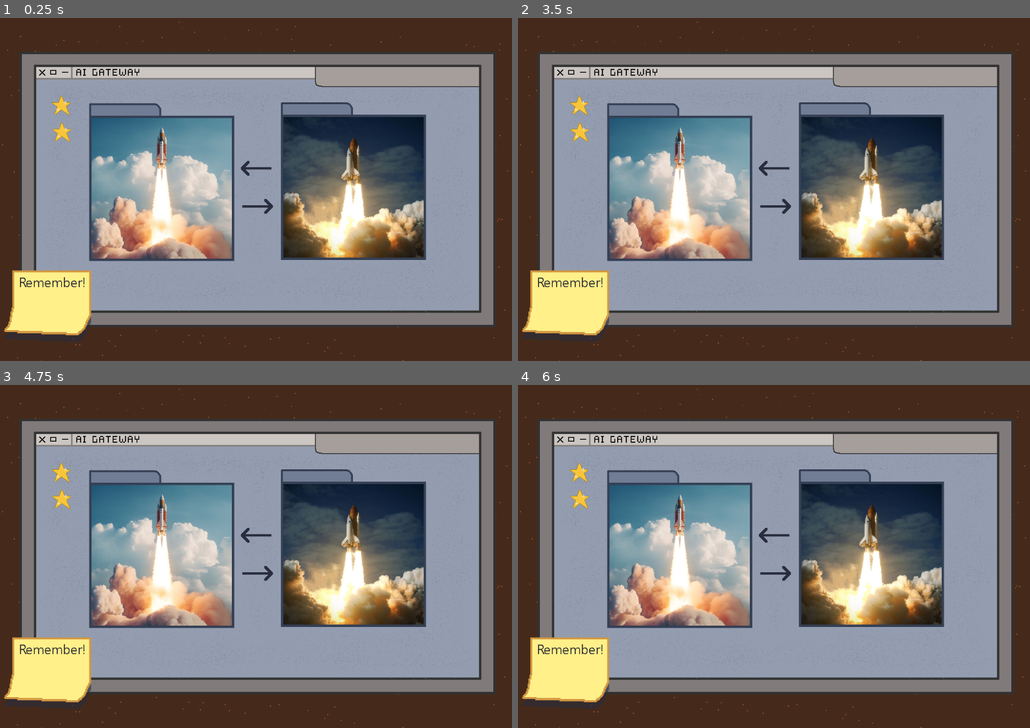
Above: before the commit, frames 1-4 (two rows, left to right).
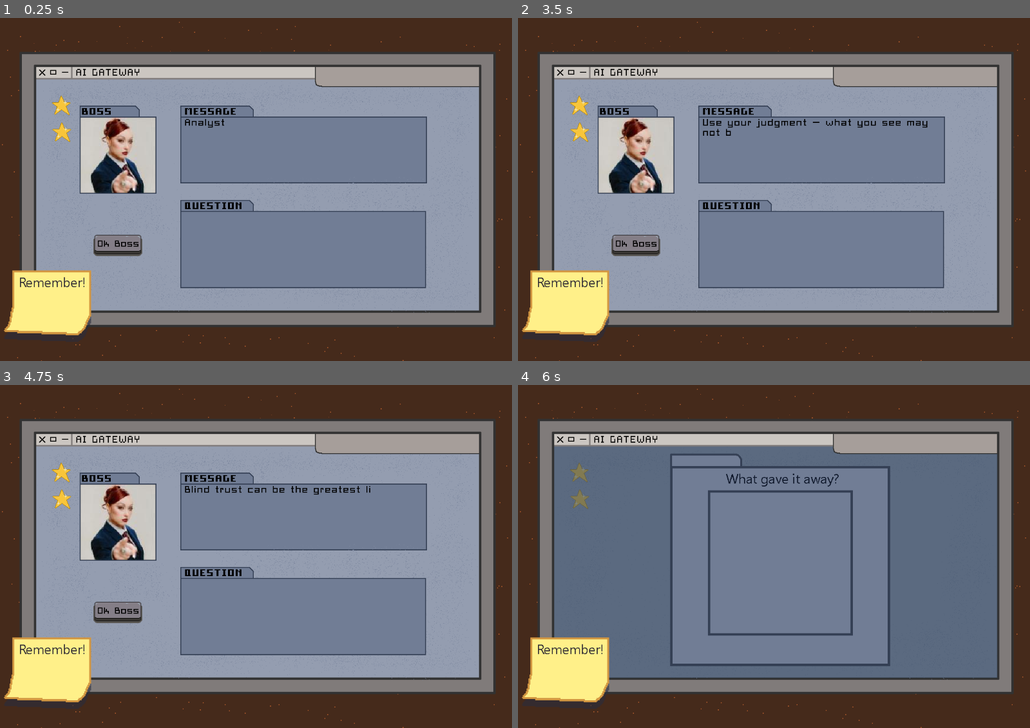
Above: after the commit, the same moments.

Repository: campiao/ai-ethics-sgame
Game: Godot game, scene res://scenes/level_two.tscn
The game is run twice, just before and just after one commit, with the same random seed, the same clock (stepped at 60 frames per second) and the same inputs. This scene is started directly instead of the project's main scene. The engine's default icon, where the game draws it, is replaced by a stand-in: a white triangle on a blue panel in a dark square.
Inputs (mouse positions are in pixels of both pictures, inside the frame that each line leads up to):
- Up to frame 1 (0.25 s): no input
- Up to frame 2 (3.5 s): click (635, 244) at 0.5 s; click (635, 244) at 1.25 s; click (635, 244) at 2 s; move the mouse to (886, 172) at 2.77 s; click (886, 172) at 2.85 s
- Up to frame 3 (4.75 s): tap Enter at 3.5 s; move the mouse to (153, 573) at 3.52 s; click (153, 573) at 3.6 s; move the mouse to (307, 481) at 4.27 s; click (307, 481) at 4.35 s
- Up to frame 4 (6 s): tap Space at 5 s; move the mouse to (748, 625) at 5.02 s; click (748, 625) at 5.1 s; tap Enter at 5.75 s; move the mouse to (932, 607) at 5.77 s; click (932, 607) at 5.85 s

The runs differ from the first frame. In frame 1, 32% of the frame differs, in the area x 15-84%, y 24-79%; in frame 2, 32%; in frame 3, 32%; in frame 4, 54%, in the area x 7-94%, y 17-86%.
Error after the commit: Invalid access of index '5' on a base object of type: 'Array'. (res://scripts/initial_boss.gd:12)

Commit message:
feat: add bigger control flow to level 2, still missing some parts

Diff:
--- a/ai-ethics-serious-game/scenes/level_two.tscn
+++ b/ai-ethics-serious-game/scenes/level_two.tscn
@@ -10,10 +10,15 @@
 [ext_resource type="Script" uid="uid://bgbamvahpjodu" path="res://scripts/initial_boss.gd" id="7_c43tx"]
 [ext_resource type="Texture2D" uid="uid://bfpykuc11r6a5" path="res://assets/sprites/chappell_boss_img.jpg" id="8_ibewu"]
 [ext_resource type="Texture2D" uid="uid://cjkukhtjhw33v" path="res://assets/sprites/backgrounds/background.png" id="9_8imr8"]
-[ext_resource type="PackedScene" uid="uid://d32ep74xjk1p1" path="res://scenes/canvas_layer.tscn" id="10_ubnpl"]
 [ext_resource type="Texture2D" uid="uid://dva3te5b1o7q3" path="res://assets/photos/1_ai.jpg" id="11_05hhi"]
-[ext_resource type="Texture2D" uid="uid://c6fai7ks30kvn" path="res://assets/sprites/icon.svg" id="11_sw5gm"]
+[ext_resource type="Texture2D" uid="uid://cfu38puh8f65o" path="res://assets/photos/2_real.jpg" id="13_3d04n"]
 [ext_resource type="Texture2D" uid="uid://ca1pp2dfs8ral" path="res://assets/photos/1_real.jpg" id="13_brhlk"]
+[ext_resource type="Texture2D" uid="uid://ddbaccobtma40" path="res://assets/photos/2_ai.jpg" id="14_brhlk"]
+[ext_resource type="Texture2D" uid="uid://da2clvie1wlh8" path="res://assets/photos/3_real.png" id="15_hijyc"]
+[ext_resource type="Texture2D" uid="uid://bcohu52ls6ahk" path="res://assets/photos/3_ai.jpg" id="16_dbtcm"]
+[ext_resource type="Texture2D" uid="uid://b8qsiogj0hwmj" path="res://assets/photos/4_real.jpg" id="17_qgrtt"]
+[ext_resource type="Texture2D" uid="uid://d27a0r1uvgi0h" path="res://assets/photos/4_ai.jpg" id="18_14r41"]
+[ext_resource type="Texture2D" uid="uid://dvssvkssde3uu" path="res://assets/sprites/backgrounds/background_whatgaveitaway.png" id="19_hijyc"]
 
 [sub_resource type="SpriteFrames" id="SpriteFrames_3d04n"]
 
@@ -166,58 +171,138 @@
 offset_bottom = 40.0
 texture = ExtResource("9_8imr8")
 
-[node name="ImageLeft" type="Sprite2D" parent="UI_Images"]
-position = Vector2(339, 357.5)
-scale = Vector2(2.29688, 2.30469)
-
-[node name="Control" type="Control" parent="UI_Images/ImageLeft"]
-layout_mode = 3
-anchors_preset = 0
-offset_left = -64.0
-offset_top = -64.0
-offset_right = 64.0
-offset_bottom = 64.0
-
-[node name="TextureRect" type="TextureRect" parent="UI_Images/ImageLeft/Control"]
+[node name="ImageRight" type="Control" parent="UI_Images"]
 layout_mode = 1
-anchors_preset = -1
-anchor_right = 1.0
-anchor_bottom = 1.0
-grow_horizontal = 2
-grow_vertical = 2
-texture = ExtResource("11_05hhi")
-expand_mode = 2
-
-[node name="ImageRight" type="Sprite2D" parent="UI_Images"]
-position = Vector2(741, 355.5)
-scale = Vector2(2.29688, 2.30469)
-texture = ExtResource("11_sw5gm")
-
-[node name="Control" type="Control" parent="UI_Images/ImageRight"]
-layout_mode = 3
 anchors_preset = 8
 anchor_left = 0.5
 anchor_top = 0.5
 anchor_right = 0.5
 anchor_bottom = 0.5
-offset_left = -128.0
-offset_top = -128.0
-grow_horizontal = 2
-grow_vertical = 2
-
-[node name="TextureRect" type="TextureRect" parent="UI_Images/ImageRight/Control"]
+offset_left = 594.0
+offset_top = 208.0
+offset_right = 890.0
+offset_bottom = 505.0
+grow_horizontal = 2
+grow_vertical = 2
+
+[node name="TextureRect" type="TextureRect" parent="UI_Images/ImageRight"]
 layout_mode = 1
 anchors_preset = -1
 anchor_right = 1.0
 anchor_bottom = 1.0
+offset_right = -1.0
+offset_bottom = -2.0
 grow_horizontal = 2
 grow_vertical = 2
 texture = ExtResource("13_brhlk")
 expand_mode = 2
 
-[node name="CanvasLayer" parent="." instance=ExtResource("10_ubnpl")]
-visible = false
+[node name="ImageLeft" type="Control" parent="UI_Images"]
+layout_mode = 3
+anchors_preset = 0
+offset_left = 192.0
+offset_top = 210.0
+offset_right = 487.0
+offset_bottom = 506.0
+
+[node name="TextureRect" type="TextureRect" parent="UI_Images/ImageLeft"]
+layout_mode = 1
+anchors_preset = -1
+anchor_right = 1.0
+anchor_bottom = 1.0
+offset_bottom = -1.0
+grow_horizontal = 2
+grow_vertical = 2
+texture = ExtResource("11_05hhi")
+expand_mode = 2
+
+[node name="TitleImageLeftLabel" type="Label" parent="UI_Images"]
+layout_mode = 0
+offset_left = 193.0
+offset_top = 186.0
+offset_right = 342.0
+offset_bottom = 209.0
+theme_override_colors/font_color = Color(0, 0, 0, 1)
+theme_override_fonts/font = ExtResource("3_4br1q")
+theme_override_font_sizes/font_size = 20
+text = "EXHIBIT A"
+
+[node name="TitleImageRightLabel" type="Label" parent="UI_Images"]
+layout_mode = 0
+offset_left = 594.0
+offset_top = 186.0
+offset_right = 743.0
+offset_bottom = 209.0
+theme_override_colors/font_color = Color(0, 0, 0, 1)
+theme_override_fonts/font = ExtResource("3_4br1q")
+theme_override_font_sizes/font_size = 20
+text = "EXHIBIT B"
+
+[node name="ProgressLabel" type="Label" parent="UI_Images"]
+offset_left = 675.0
+offset_top = 108.0
+offset_right = 1001.0
+offset_bottom = 134.0
+theme_override_colors/font_color = Color(0, 0, 0, 1)
+theme_override_fonts/font = ExtResource("3_4br1q")
+theme_override_font_sizes/font_size = 20
+text = "Progress: 0/5"
+vertical_alignment = 1
+
+[node name="ImagePairs" type="Node2D" parent="."]
+
+[node name="Pair1" type="Node2D" parent="ImagePairs"]
+visible = false
+
+[node name="Real" type="Sprite2D" parent="ImagePairs/Pair1"]
+texture = ExtResource("13_brhlk")
+
+[node name="AI" type="Sprite2D" parent="ImagePairs/Pair1"]
+texture = ExtResource("11_05hhi")
+
+[node name="Pair2" type="Node2D" parent="ImagePairs"]
+visible = false
+
+[node name="Real" type="Sprite2D" parent="ImagePairs/Pair2"]
+texture = ExtResource("13_3d04n")
+
+[node name="AI" type="Sprite2D" parent="ImagePairs/Pair2"]
+texture = ExtResource("14_brhlk")
+
+[node name="Pair3" type="Node2D" parent="ImagePairs"]
+visible = false
+
+[node name="Real" type="Sprite2D" parent="ImagePairs/Pair3"]
+texture = ExtResource("15_hijyc")
+
+[node name="AI" type="Sprite2D" parent="ImagePairs/Pair3"]
+texture = ExtResource("16_dbtcm")
+
+[node name="Pair4" type="Node2D" parent="ImagePairs"]
+visible = false
+
+[node name="Real" type="Sprite2D" parent="ImagePairs/Pair4"]
+texture = ExtResource("17_qgrtt")
+
+[node name="AI" type="Sprite2D" parent="ImagePairs/Pair4"]
+texture = ExtResource("18_14r41")
+
+[node name="ExamineScreen" type="Control" parent="."]
+layout_mode = 3
+anchors_preset = 15
+anchor_right = 1.0
+anchor_bottom = 1.0
+grow_horizontal = 2
+grow_vertical = 2
+
+[node name="BackgroundImage" type="TextureRect" parent="ExamineScreen"]
+layout_mode = 0
+offset_right = 40.0
+offset_bottom = 40.0
+texture = ExtResource("19_hijyc")
 
 [connection signal="pressed" from="UI_Dialog/OkBossButton" to="." method="_on_ok_boss_button_pressed"]
+[connection signal="gui_input" from="UI_Images/ImageRight/TextureRect" to="." method="_on_image_gui_input" binds= [false]]
+[connection signal="gui_input" from="UI_Images/ImageLeft/TextureRect" to="." method="_on_image_gui_input" binds= [true]]
 
 [editable path="BossEntity"]
--- a/ai-ethics-serious-game/scripts/level_two/level_2_manager.gd
+++ b/ai-ethics-serious-game/scripts/level_two/level_2_manager.gd
@@ -2,6 +2,7 @@
 
 @onready var answer_label: Label = $UI_Dialog/AnswerLabel
 @onready var question_label: Label = $UI_Dialog/QuestionLabel
+@onready var progress_label: Label = $UI_Images/ProgressLabel
 
 # Background
 @onready var background_image: TextureRect = $UI_Dialog/BackgroundImage
@@ -18,13 +19,24 @@
 # Buttons
 @onready var ok_boss_button: TextureButton = $UI_Dialog/OkBossButton
 
-
 @onready var main_level = $UI_Images
 
+# Selectable images
+@onready var image_right: Control = $UI_Images/ImageRight
+@onready var image_left: Control = $UI_Images/ImageLeft
+
+@onready var image_pairs: Node2D = $ImagePairs
+
+# Examine Screen
+@onready var examine_screen: Control = $ExamineScreen
+
+@onready var pairs : Array[Node] = image_pairs.get_children()
 # Flow control
 var is_entity_visible := false
 # Text animation speed
 var text_update_speed := 2.0
+
+var possible_image_pairs := range(0,4)
 
 var level_2_transition_dialogue = [
 	"You’ll now access files and images generated by AI.",
@@ -38,6 +50,10 @@
 	boss_entity.text = level_2_transition_dialogue
 	answer_label.visible_ratio = 0.0
 	question_label.visible_ratio = 0.0
+	main_level.visible = false
+	progress_label.visible = false
+	examine_screen.visible = false
+
 	show_tutorial()
 
 func _process(_delta: float) -> void:
@@ -50,6 +66,23 @@
 		elif answer_label.visible_ratio < 1.0:
 			answer_label.visible_ratio += \
 			1.0/answer_label.text.length()/text_update_speed
+
+func set_up_images() -> void:
+	if possible_image_pairs.is_empty():
+		print("no more pairs...")
+		return
+
+	var image_pair = possible_image_pairs.pick_random()
+	var first_pair = pairs[image_pair]
+
+
+	possible_image_pairs.remove_at(possible_image_pairs.find(image_pair))
+
+
+	var rect_left :TextureRect = image_left.get_child(0)
+	var rect_right :TextureRect = image_right.get_child(0)
+	rect_left.texture = first_pair.get_child(0).texture
+	rect_right.texture = first_pair.get_child(1).texture
 
 
 func _on_ok_boss_button_pressed() -> void:
@@ -64,7 +97,9 @@
 
 
 func advance_level() -> void:
-	main_level.visible = true;
+	main_level.visible = true
+	progress_label.visible = true
+	set_up_images()
 
 func show_tutorial() -> void:
 	setup_entity(boss_entity)
@@ -79,3 +114,20 @@
 	title_entity_label.text = entity_data.entity_name
 	# Mark entity visible to prevent changing displayed data
 	is_entity_visible = true
+
+var is_image_clicked := false
+
+func _on_image_gui_input(event: InputEvent, is_left_image: bool) -> void:
+	if is_image_clicked:
+		is_image_clicked = false
+		return
+	if event.is_action("left_mouse_btn_clicked"):
+		print("clicked on the image!")
+		is_image_clicked = true
+		if is_left_image:
+			advance_to_examine_screen()
+		else:
+			set_up_images()
+
+func advance_to_examine_screen() -> void:
+	examine_screen.visible = true
--- a/ai-ethics-serious-game/scripts/post_level/post_level_screen.gd
+++ b/ai-ethics-serious-game/scripts/post_level/post_level_screen.gd
@@ -47,7 +47,7 @@
 	# TODO: add perfect and missed choice stats
 	score_value = score_result
 	entities_count = num_entities
-	error_percentage = float(num_entities*2 - score_value)/(num_entities*2)
+	error_percentage = 1.0 - float(num_entities*2 - score_value)/(num_entities*2)
 	set_text_to_display()
 
 func set_text_to_display() -> void:
@@ -65,7 +65,7 @@
 	if event.is_action("left_mouse_btn_clicked") and \
 		current_id == num_text_remaining:
 			# NOTE: check for success, change to corresponding scene!
-			if error_percentage > 0.51:
+			if error_percentage > 0.71:
 				StaticData.entities_dict = StaticData.load_json_file("res://resources/entities_data_v2_2.json")
 				get_tree().change_scene_to_file("res://scenes/level_one.tscn")
 			else:
Not shown: 1 places in ai-ethics-serious-game/scenes/level_two.tscn that only renumber resources
